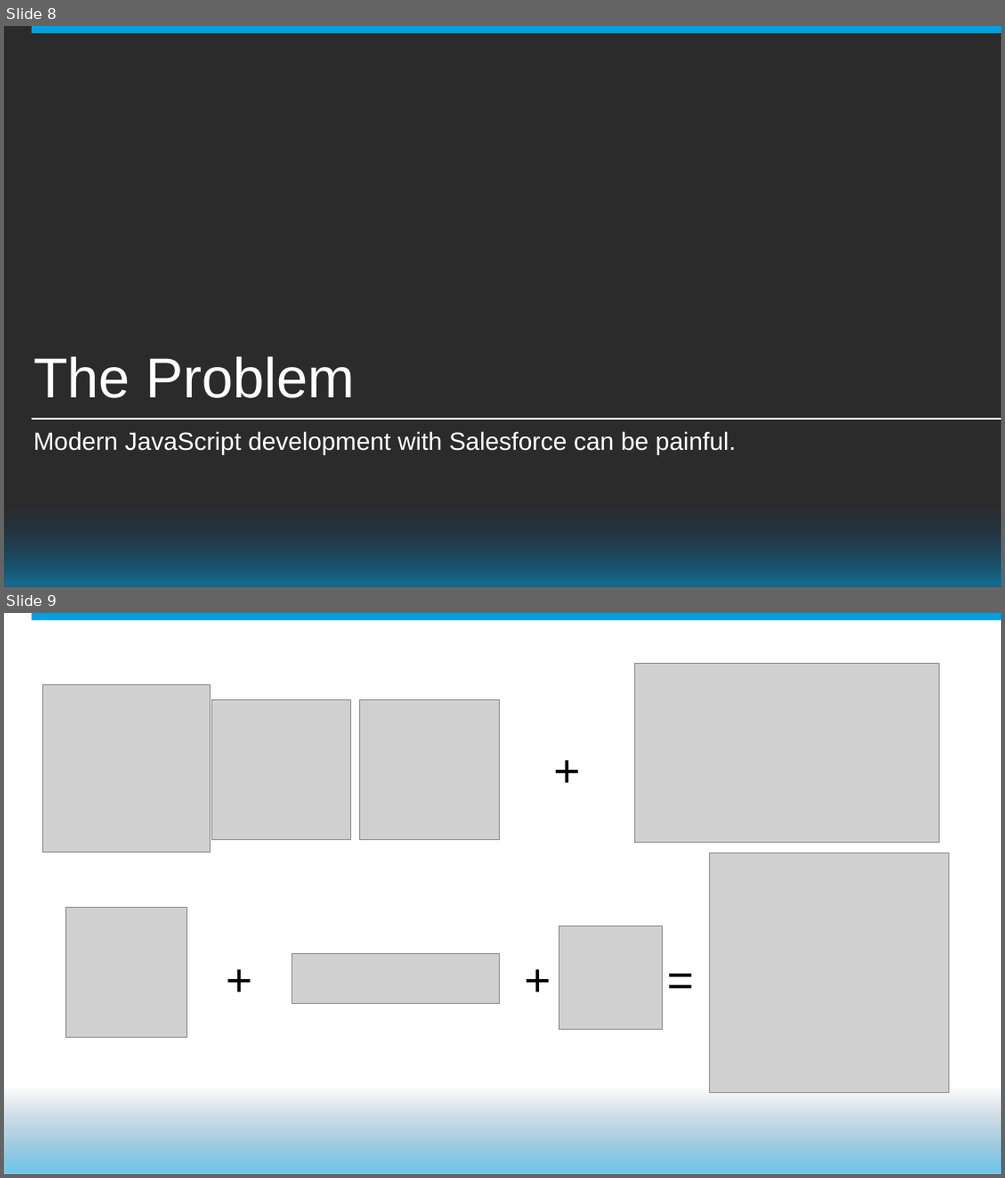
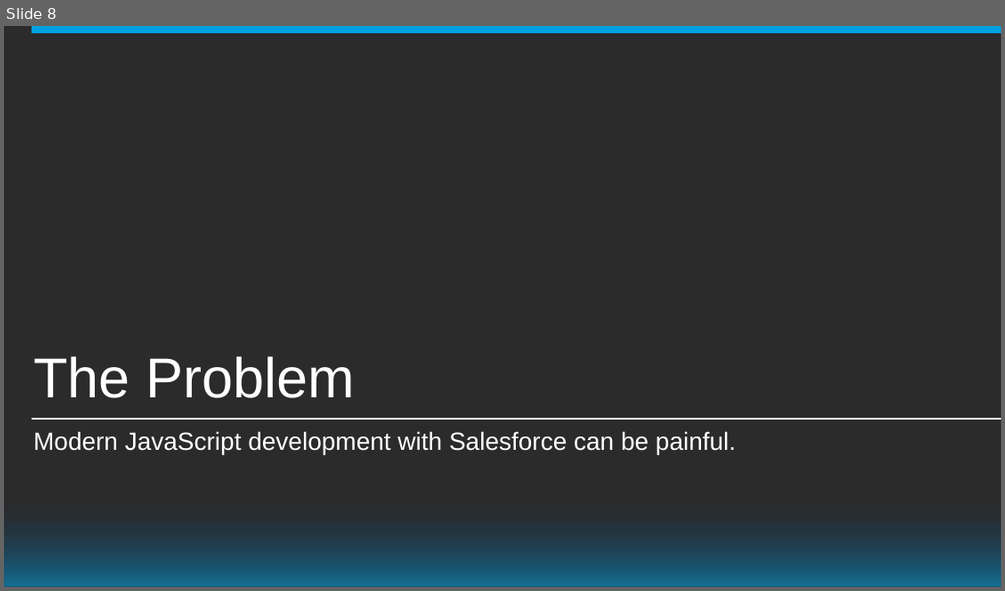
Before and after one commit to mobiletta/VSCode-DF15, a slide deck: John Nelson - DF15 - PowerPoint Presentation - Draft.pptx. Shown one above the other, each under a label of ours: slides 8 and 9 before the commit, slide 8 after it. The pictures are 1005x1178 and 1005x591 pixels, drawn with LibreOffice and Linux fonts; fonts in the diff are those of the drawing; grey boxes stand for pictures; background and template pictures are left out; a plain dark background stands for a picture behind light text. Boxes give left, top, right and bottom in pixels: in the first picture for what was removed or moved away, otherwise in the second. Text is boxed around its words. In the diff, an @@ line names an element or a change of style, - is before the commit and + after.

```diff
--- a/John Nelson - DF15 - PowerPoint Presentation - Draft.pptx
+++ b/John Nelson - DF15 - PowerPoint Presentation - Draft.pptx
@@ slide 9 removed at bbox=[4, 613, 1001, 1174], background #FFFFFF; not listed: 2 template elements that a slide beside it also shows @@
@@ picture removed at bbox=[635, 664, 939, 843] @@
@@ picture removed at bbox=[43, 685, 210, 852] @@
@@ picture removed at bbox=[211, 699, 351, 840] @@
@@ picture removed at bbox=[360, 699, 500, 840] @@
@@ text removed at bbox=[546, 738, 588, 801] @@
-+
@@ picture removed at bbox=[709, 853, 948, 1093] @@
@@ picture removed at bbox=[65, 907, 186, 1037] @@
@@ picture removed at bbox=[558, 925, 662, 1029] @@
@@ text removed at bbox=[218, 948, 260, 1010] @@
-+
@@ picture removed at bbox=[291, 954, 500, 1004] @@
@@ text removed at bbox=[517, 948, 558, 1010] @@
-+
@@ text removed at bbox=[660, 948, 702, 1010] @@
-=
```
Also in this commit, not shown: 7 slides changed, 6 slides added, 4 other slides removed, 34 other files.
